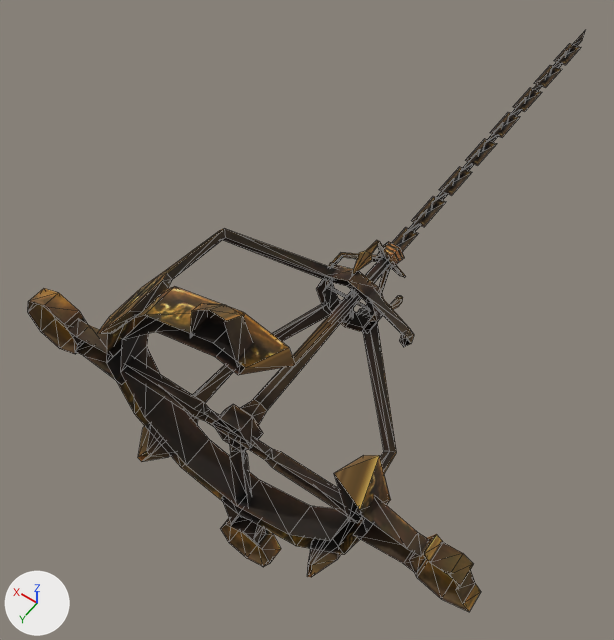
The OBJ model sceneobjs/zhanchang_fuben_259/zhanchang_fuben_256_diaodeng_01_b.obj as it was, and as the next commit left it.
Camera for both pictures: a 50 mm camera at (-47.9, 46.3, 113.9) aimed at (11.8, -37.4, -17.5). The lights are fixed; the arrows at lower left show +X, +Y and +Z. Mesh edges are drawn as thin lines. Where no turn or scale is listed for an object, it has been applied to the vertices.

Script lines for the objects in view, before the commit:
```python
me_zhanchang_fuben_256_diaodeng_01_b = bpy.data.meshes.new('zhanchang_fuben_256_diaodeng_01_b')
me_zhanchang_fuben_256_diaodeng_01_b.from_pydata(...)  # 544 vertices, 683 faces; spans x -42.4..44.0, y -130.5..4.3, z -44.1..31.9
me_zhanchang_fuben_256_diaodeng_01_b.materials.append(mat_material_1)  # picture img_zhanchang_fuben_256_diaodeng_01_png
ob_zhanchang_fuben_256_diaodeng_01_b = bpy.data.objects.new('zhanchang_fuben_256_diaodeng_01_b', me_zhanchang_fuben_256_diaodeng_01_b)
ob_zhanchang_fuben_256_diaodeng_01_b.location = (0.0, 0.0, 0.0)
```
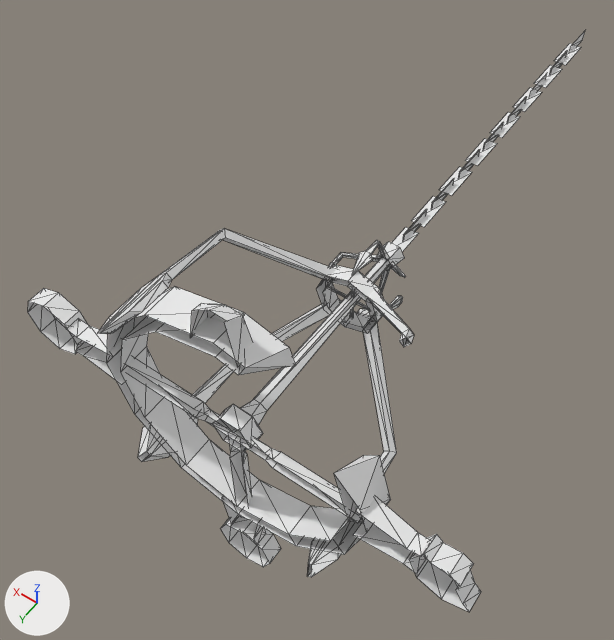
What changed in the scene script:
```text
Add mat_material_1_1:
    mat_material_1_1 = principled_material('material_1')
    mat_material_1_1.base_color = (0.8, 0.8, 0.8)  # white #e7e7e7
    mat_material_1_1.roughness = 1.0
Change me_zhanchang_fuben_256_diaodeng_01_b:
    where me_zhanchang_fuben_256_diaodeng_01_b.from_pydata(...)  # 544 vertices, 683 faces; spans x -42.4..44.0, y -130.5..4.3, z -44.1..31.9
    remove me_zhanchang_fuben_256_diaodeng_01_b.materials.append(mat_material_1)  # picture img_zhanchang_fuben_256_diaodeng_01_png
    add me_zhanchang_fuben_256_diaodeng_01_b.materials.append(mat_material_1_1)  # white #e7e7e7
```

Pixel boxes [x1, y1, x2, y2] of what changed, in the pictures (614 x 640 px):
'zhanchang_fuben_256_diaodeng_01_b', recoloured: [28, 31, 585, 612] in both
